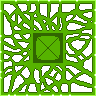
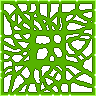
The second 96px x 96px image is a revision of the first. Changes to its layers:
painted on "Leaves" over <box>33,29,85,66</box>
painted on "MainVines" over <box>33,29,85,66</box>
removed layer "Layer 4" over <box>33,33,63,63</box>
